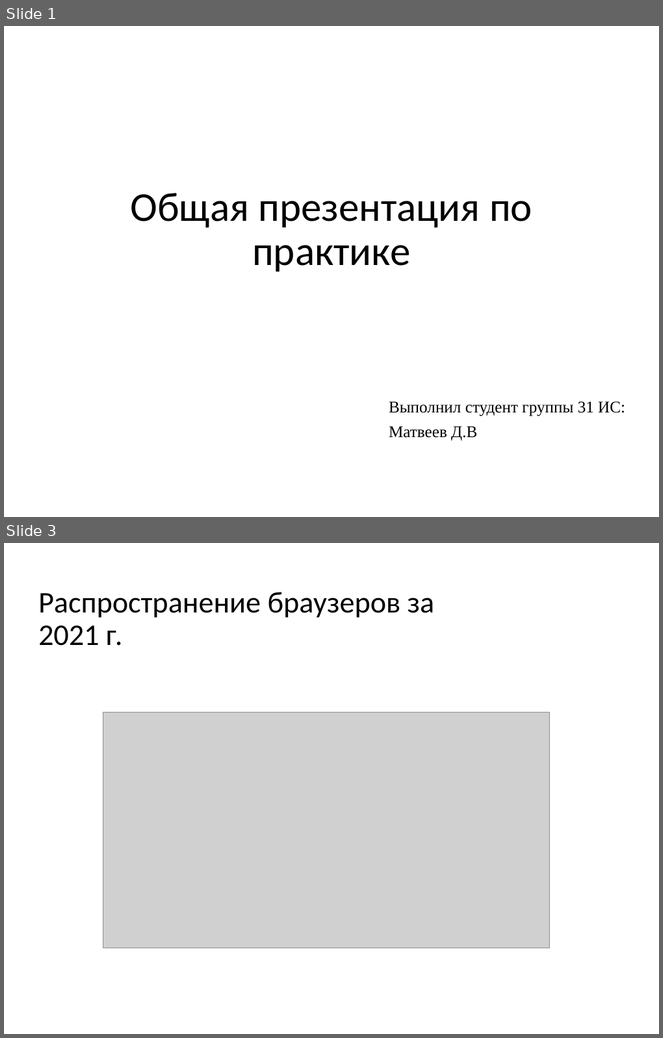
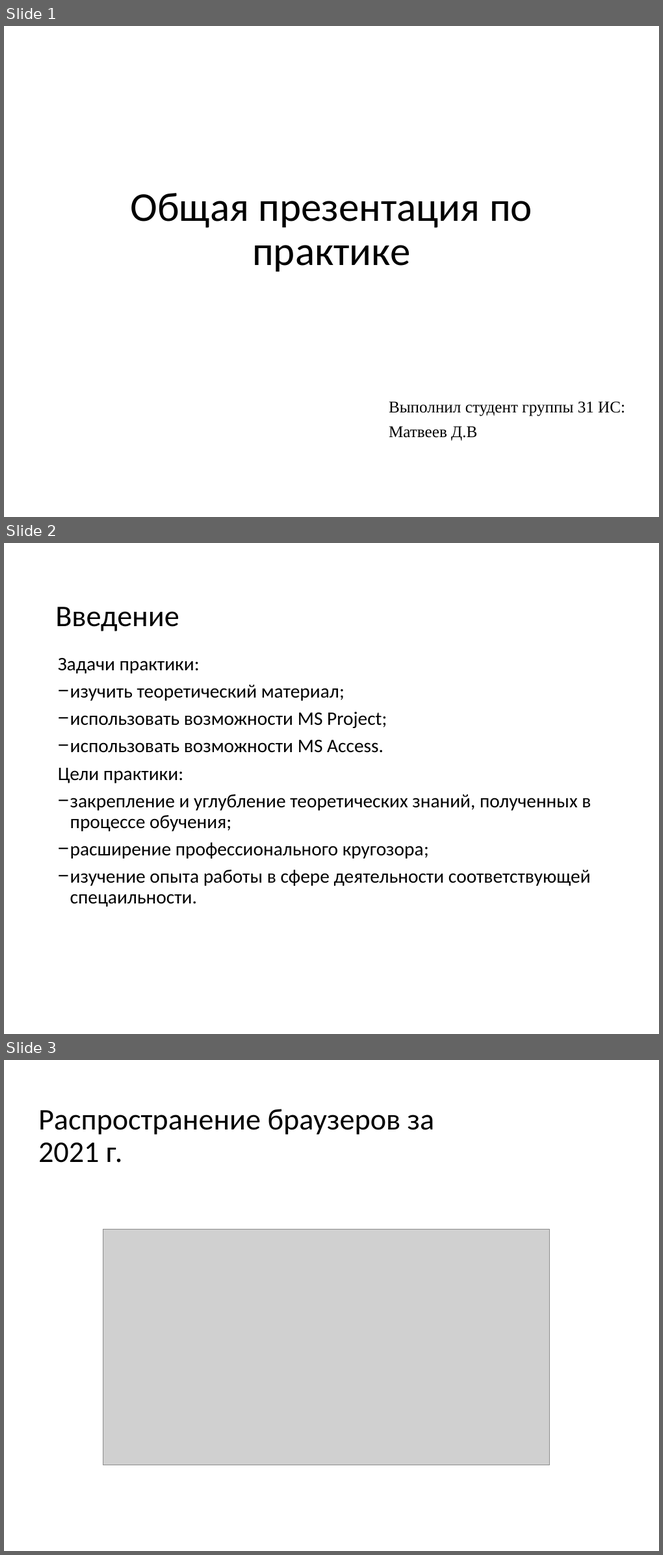
Before and after one commit to dimamatrusmat/domaxadlamena, a slide deck: Презентации/Обобщающая презентация.pptm. Shown one above the other, each under a label of ours: slides 1 and 3 before the commit, slides 1, 2 and 3 after it; the slides between them are not shown. The pictures are 663x1038 and 663x1555 pixels, drawn with LibreOffice and Linux fonts; fonts in the diff are those of the drawing; grey boxes stand for pictures. Boxes give left, top, right and bottom in pixels: in the first picture for what was removed or moved away, otherwise in the second. Text is boxed around its words. In the diff, an @@ line names an element or a change of style, - is before the commit and + after.

```diff
--- a/Презентации/Обобщающая презентация.pptm
+++ b/Презентации/Обобщающая презентация.pptm
@@ slide 2 added at [4, 543, 659, 1034], background #FFFFFF @@
@@ title added at [55, 607, 179, 631], 33 pt, text #000000 @@
+Введение
@@ text added at [58, 658, 591, 907], 21 pt, text #000000 @@
+Задачи практики:
+− изучить теоретический материал;
+− использовать возможности MS Project;
+− использовать возможности MS Access.
+Цели практики:
+− закрепление и углубление теоретических знаний, полученных в процессе обучения;
+− расширение профессионального кругозора;
+− изучение опыта работы в сфере деятельности соответствующей спецаильности.
```
Also in this commit, not shown: 4 slides changed, 13 other slides added, 20 slides removed, 2 other files.
